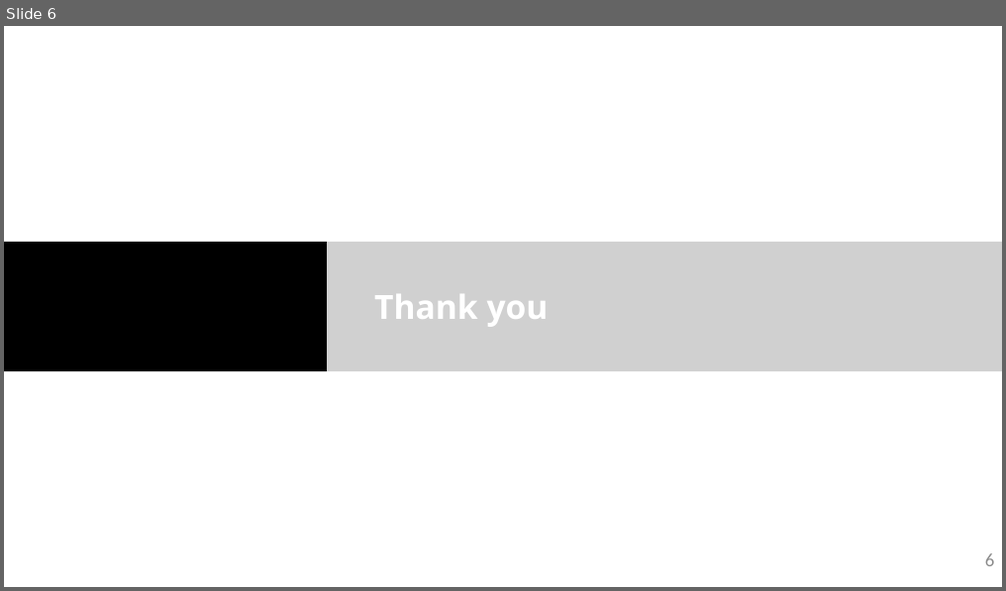
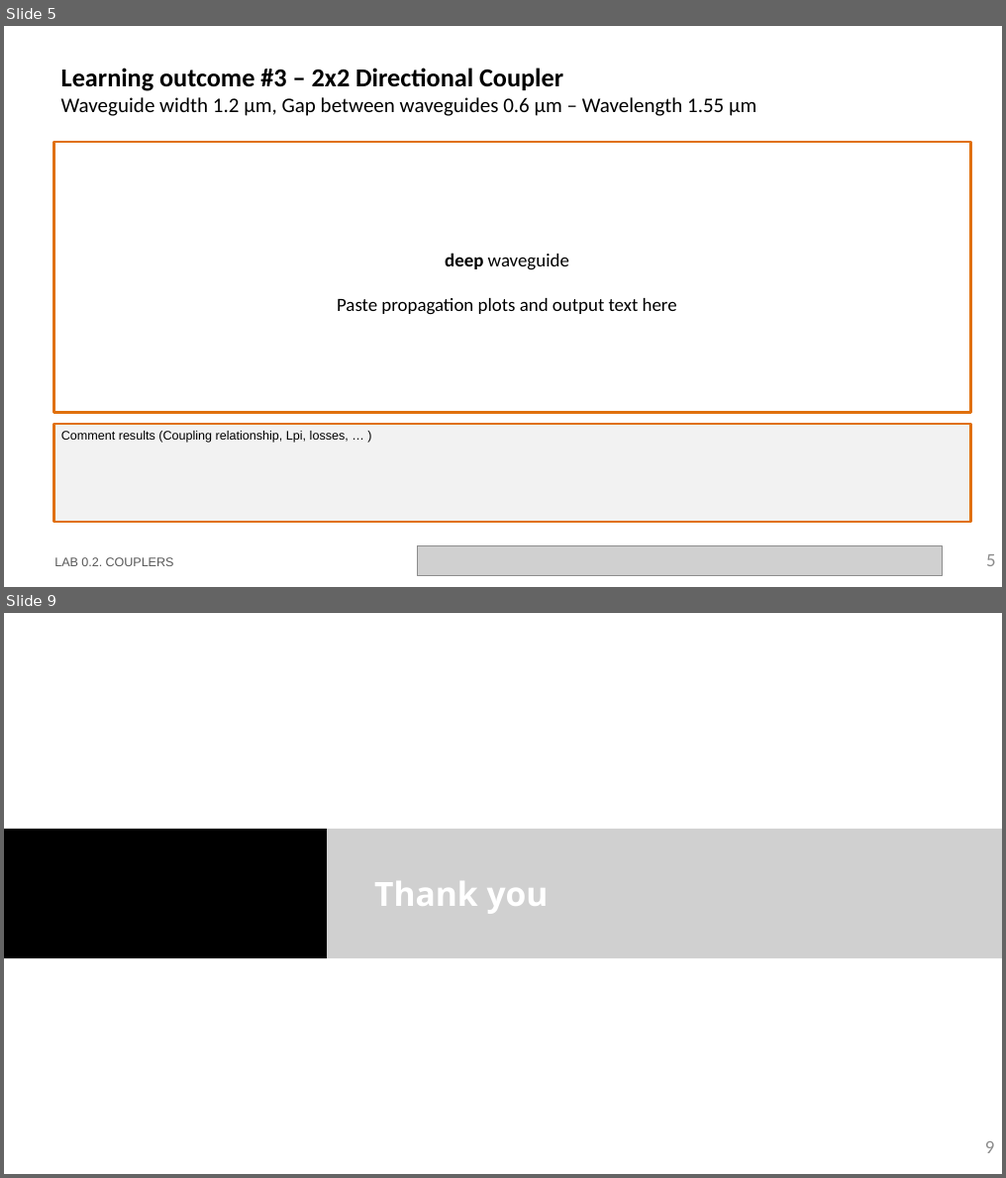
Before and after one commit to nordin001/pdk_UPVfab_v2, a slide deck: training/IPSP/Lab2/LabBook_020.pptx. Shown one above the other, each under a label of ours: slide 6 before the commit, slides 5 and 9 after it; the slides between them are not shown. The pictures are 1006x591 and 1006x1178 pixels, drawn with LibreOffice and Linux fonts; fonts in the diff are those of the drawing; grey boxes stand for pictures; background and template pictures are left out. Boxes give left, top, right and bottom in pixels: in the first picture for what was removed or moved away, otherwise in the second. Text is boxed around its words. In the diff, an @@ line names an element or a change of style, - is before the commit and + after.

```diff
--- a/training/IPSP/Lab2/LabBook_020.pptx
+++ b/training/IPSP/Lab2/LabBook_020.pptx
@@ slide 5 added at (4, 26, 1002, 587), background #FFFFFF @@
@@ title added at (61, 68, 756, 116), 20 pt, text #000000 @@
+Learning outcome #3 – 2x2 Directional Coupler
+Waveguide width 1.2 µm, Gap between waveguides 0.6 µm – Wavelength 1.55 µm
@@ rectangle added at (54, 142, 971, 413), outline #E0700D 2.25 pt @@
@@ text added at (337, 253, 677, 315), 18 pt, text #000000 @@
+deep waveguide
+Paste propagation plots and output text here
@@ rectangle added at (54, 424, 971, 522), fill #F2F2F2, outline #E0700D 2.25 pt, 12 pt, text #000000 @@
+Comment results (Coupling relationship, Lpi, losses, … )
@@ text added at (54, 558, 174, 567), 12 pt, text #585858 @@
+LAB 0.2. COUPLERS
@@ picture added at (417, 547, 943, 576) @@
@@ page number added at (986, 555, 996, 567), 18 pt, text #8C8C8C @@
+5
@@ what was slide 6 is now slide 9 @@
@@ page number at (985, 1142, 995, 1154): text changed @@
-6
+9
```
Also in this commit, not shown: 2 other slides added, 1 other file.
